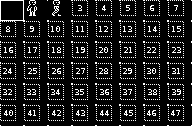
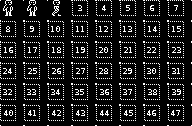
Revision of a layered 192px x 126px image; what changed, layer by layer:
painted on "Bakgrund" over [0, 0, 35, 21]
